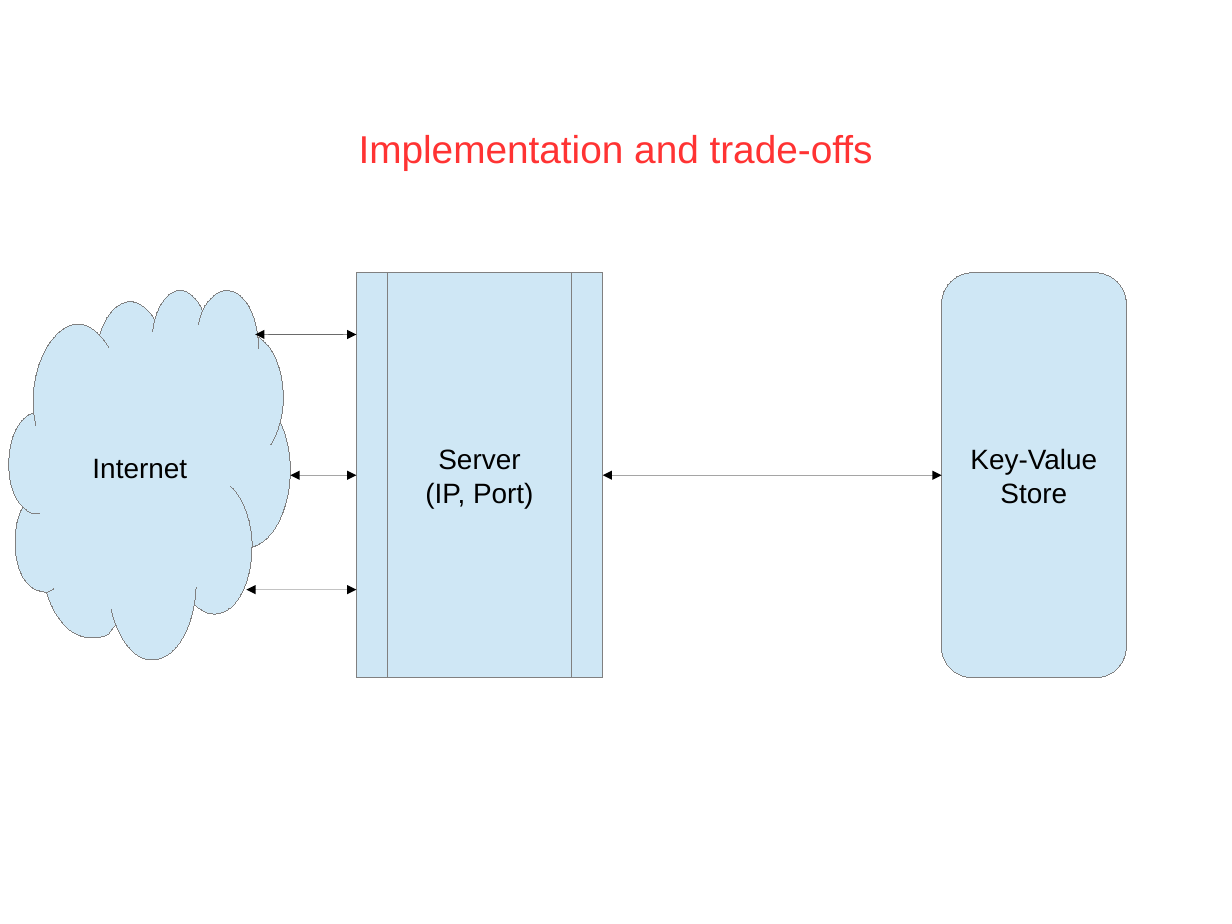
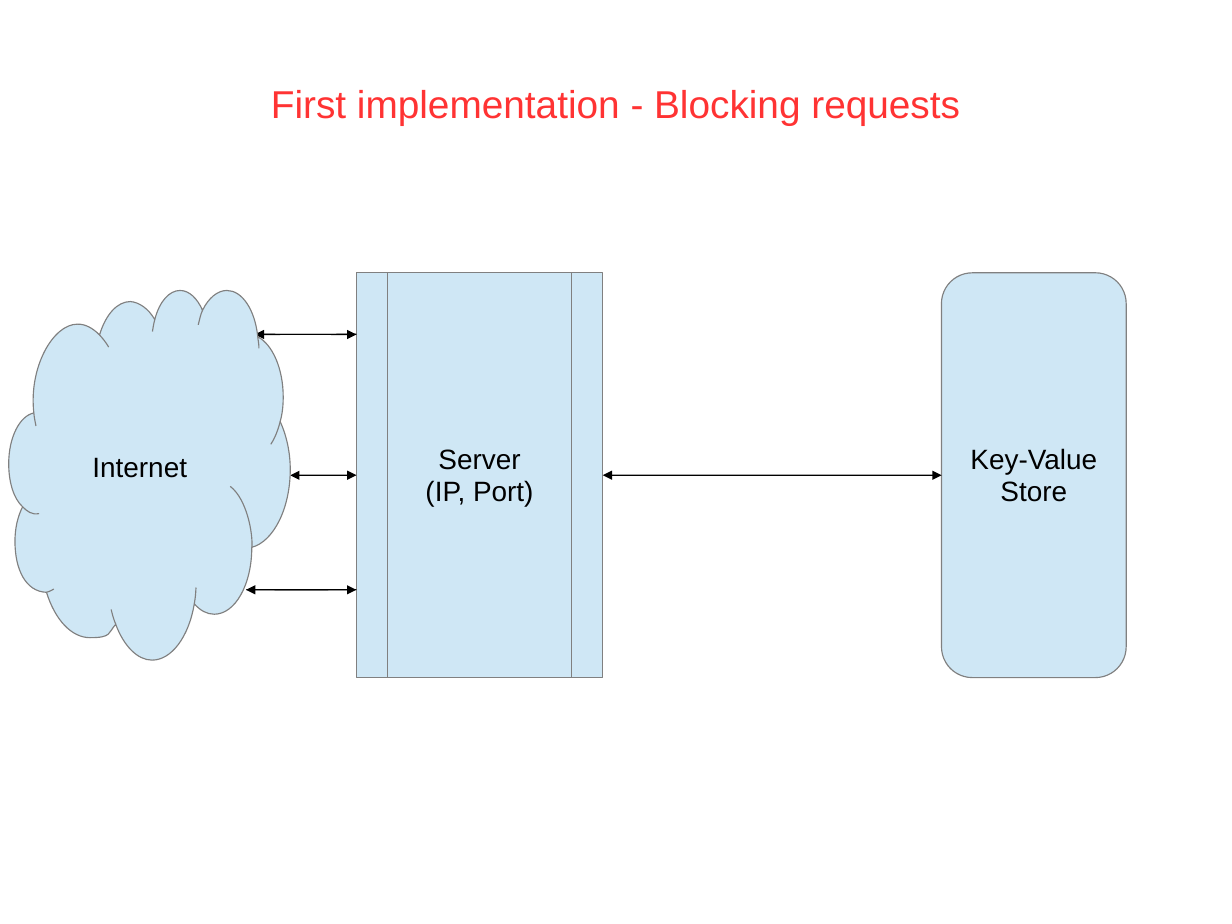
Before and after one commit to PatrickAndrade/top2developers, a slide deck: slide 8 of ProjectMidTermPresentation.odp (slide 7 before the commit). Drawn at 1232x924 pixels with LibreOffice and Linux fonts; fonts in the diff are those of the drawing; background and template pictures are left out. Boxes give left, top, right and bottom in pixels: in the first picture for what was removed or moved away, otherwise in the second. Text is boxed around its words. In the diff, an @@ line names an element or a change of style, - is before the commit and + after.

Commit message:
Complete the slides

```diff
--- a/ProjectMidTermPresentation.odp
+++ b/ProjectMidTermPresentation.odp
@@ text added at (x1=271, y1=90, x2=960, y2=125), 25 pt, text #FF3333 @@
+First implementation - Blocking requests
@@ text removed at (x1=359, y1=135, x2=873, y2=170) @@
-Implementation and trade-offs
@@ freeform shape "Internet" at (x1=9, y1=291, x2=291, y2=661): line spacing 1 to 0.93; outline #808080 0 pt to #808080 0.74 pt; outline redrawn @@
@@ flow chart predefined process removed at (x1=357, y1=273, x2=603, y2=677) @@
-Server
-(IP, Port)
@@ freeform shape added at (x1=357, y1=273, x2=603, y2=677), fill #CFE7F5, outline #808080 0.74 pt, 18 pt, text #000000 @@
+Server
+(IP, Port)
@@ freeform shape "Key-Value" at (x1=942, y1=273, x2=1127, y2=677): line spacing 1 to 0.93; outline #808080 0 pt to #808080 0.74 pt; outline redrawn @@
@@ arrow removed from (255, 334) to (357, 334) @@
@@ arrow removed from (357, 334) to (255, 334) @@
@@ freeform shape added at (x1=255, y1=334, x2=357, y2=334), outline #000000 0.74 pt @@
@@ freeform shape added at (x1=255, y1=334, x2=357, y2=334), outline #000000 0.74 pt @@
@@ double arrow (357, 475) - (291, 475): stroke #000000 0 pt to #000000 0.74 pt @@
@@ double arrow (603, 475) - (942, 475): stroke #000000 0 pt to #000000 0.74 pt @@
@@ arrow removed from (246, 590) to (357, 590) @@
@@ arrow removed from (357, 590) to (246, 590) @@
@@ freeform shape added at (x1=246, y1=590, x2=356, y2=590), outline #000000 0.74 pt @@
@@ freeform shape added at (x1=246, y1=590, x2=357, y2=590), outline #000000 0.74 pt @@
```
Also in this commit, not shown: 9 other slides changed, 3 slides added.
